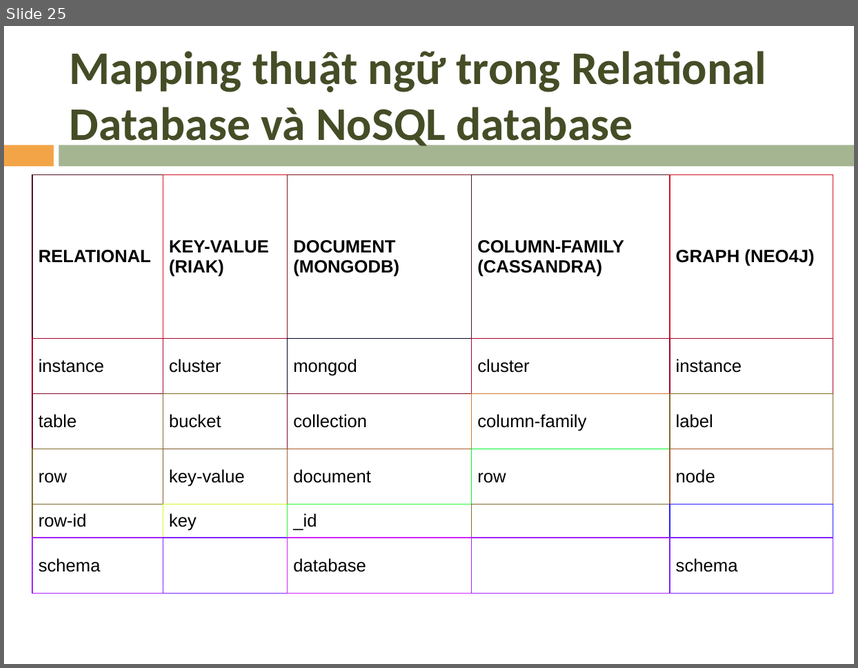
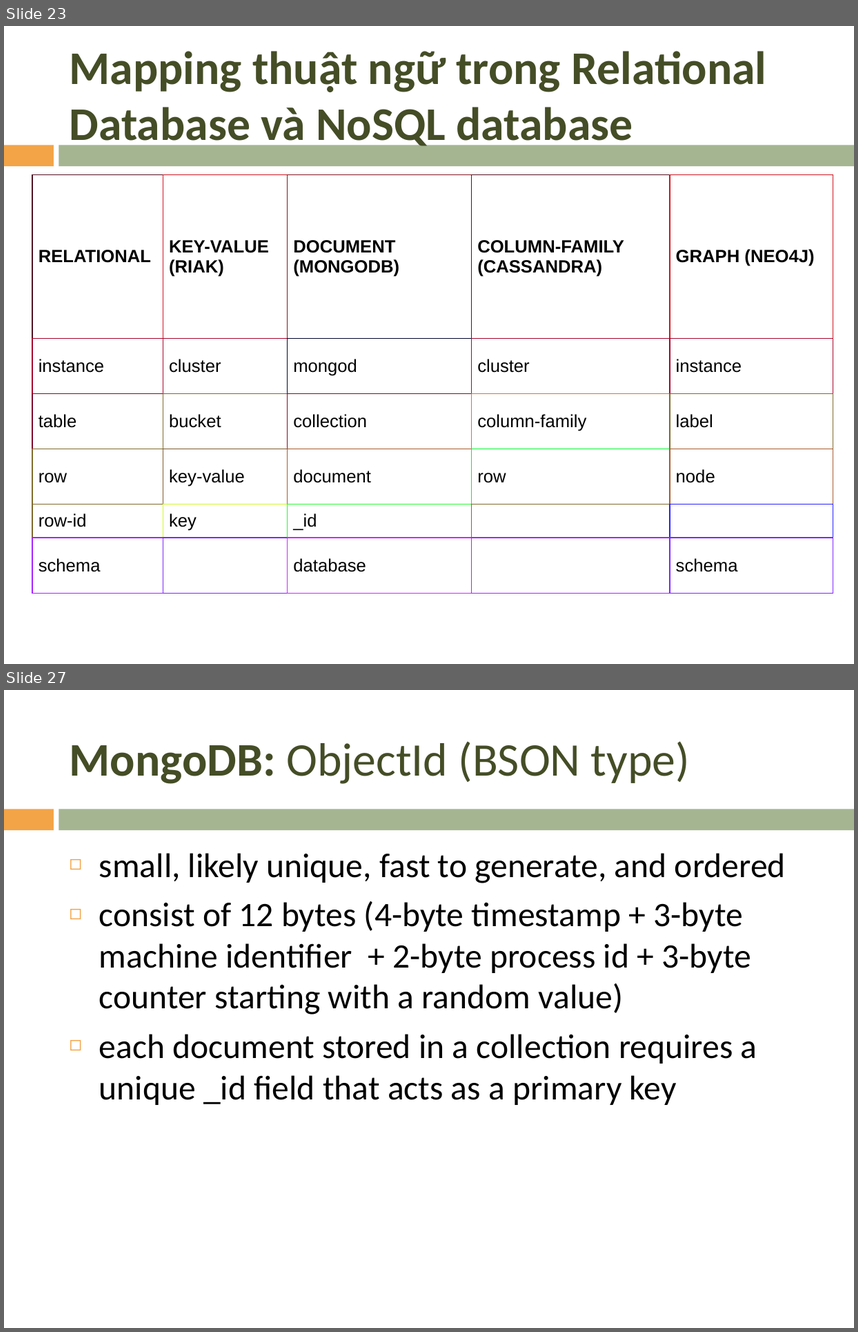
Before and after one commit to mrviit/notes, a slide deck: pp_template/nonsql/NoSQL.pptx. Shown one above the other, each under a label of ours: slide 25 before the commit, slides 23 and 27 after it; the slides between them are not shown. The pictures are 858x668 and 858x1332 pixels, drawn with LibreOffice and Linux fonts; fonts in the diff are those of the drawing; background and template pictures are left out. Boxes give left, top, right and bottom in pixels: in the first picture for what was removed or moved away, otherwise in the second. Text is boxed around its words. In the diff, an @@ line names an element or a change of style, - is before the commit and + after.

Commit message:
mongodb slide

```diff
--- a/pp_template/nonsql/NoSQL.pptx
+++ b/pp_template/nonsql/NoSQL.pptx
@@ slide 27 added at bbox=[4, 690, 854, 1328], background picture (left out); not listed: 2 template elements that a slide beside it also shows @@
@@ title added at bbox=[70, 741, 690, 784], 39.6 pt, text #444D26 @@
+MongoDB: ObjectId (BSON type)
@@ text added at bbox=[99, 853, 786, 1105], 29 pt, text #000000 @@
+◻ small, likely unique, fast to generate, and ordered
+◻ consist of 12 bytes (4-byte timestamp + 3-byte machine identifier + 2-byte process id + 3-byte counter starting with a random value)
+◻ each document stored in a collection requires a unique _id field that acts as a primary key
@@ what was slide 25 is now slide 23 @@
```
Also in this commit, not shown: 2 slides changed, 11 other slides added, 11 slides removed, 4 other files.
